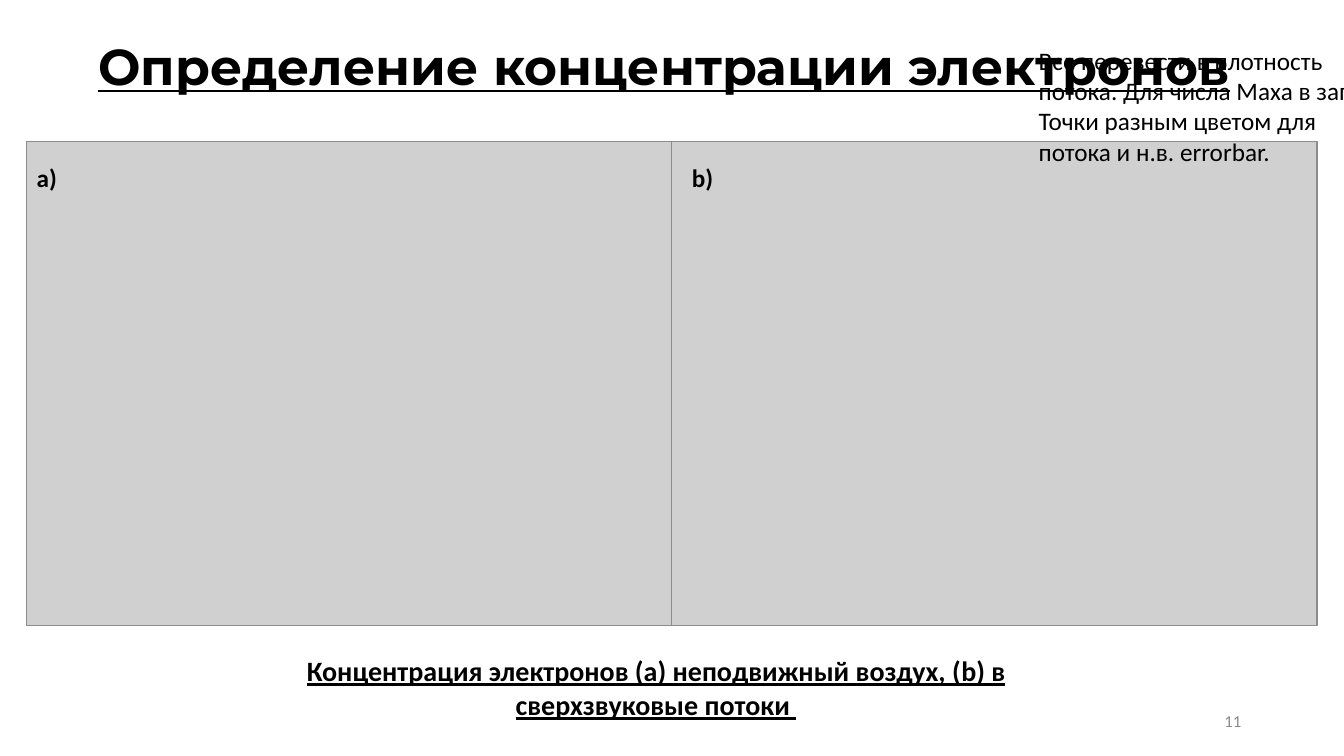
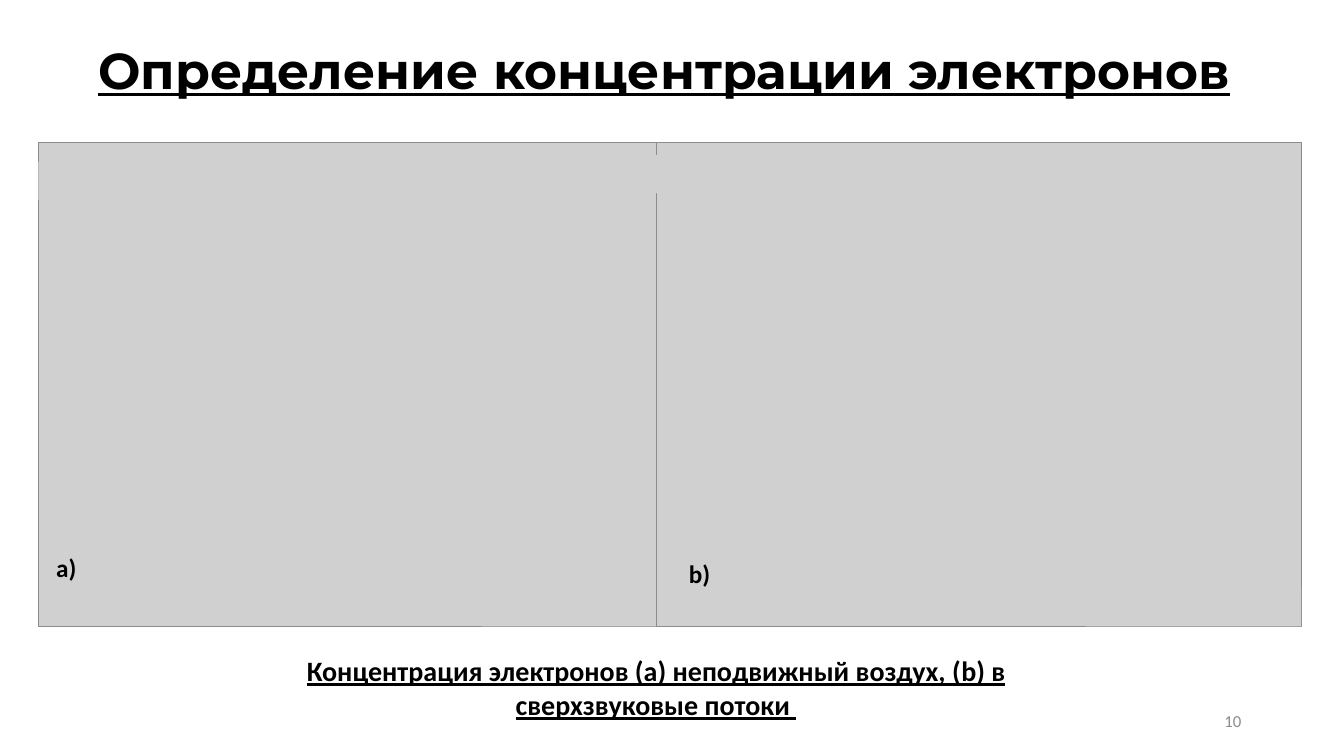
Before and after one commit to ulanich/msu, a slide deck: slide 10 of МАГ.ДИСС/предзащита.pptx (slide 11 before the commit). Drawn at 1344x756 pixels with LibreOffice and Linux fonts; fonts in the diff are those of the drawing; grey boxes stand for pictures. Boxes give left, top, right and bottom in pixels: in the first picture for what was removed or moved away, otherwise in the second. Text is boxed around its words. In the diff, an @@ line names an element or a change of style, - is before the commit and + after.

```diff
--- a/МАГ.ДИСС/предзащита.pptx
+++ b/МАГ.ДИСС/предзащита.pptx
@@ title "Определение концентрации электронов": place and size @@
-title "Определение концентрации электронов" at (98,49,1231,98)
+title "Определение концентрации электронов" at (98,53,1231,99)
@@ text removed at (1039,49,1323,161) @@
-Все перевести в плотность потока. Для числа Маха в запас
-Точки разным цветом для потока и н.в. errorbar.
@@ picture: place and size @@
-picture at (27,141,673,625)
+picture at (38,142,684,626)
@@ picture: place and size @@
-picture at (673,141,1318,625)
+picture at (656,142,1302,626)
@@ picture added at (38,161,253,200) @@
@@ picture added at (656,155,871,194) @@
@@ text "a)": place and size @@
-text "a)" at (37,168,57,191)
+text "a)" at (56,558,76,581)
@@ text "b)": place and size @@
-text "b)" at (692,168,713,191)
+text "b)" at (689,564,710,587)
@@ picture added at (482,589,697,627) @@
@@ picture added at (1086,589,1301,627) @@
@@ page number at (1224,716,1241,727): text changed @@
-11
+10
```
Also in this commit, not shown: 12 other slides changed, 2 slides added, 2 slides removed.
